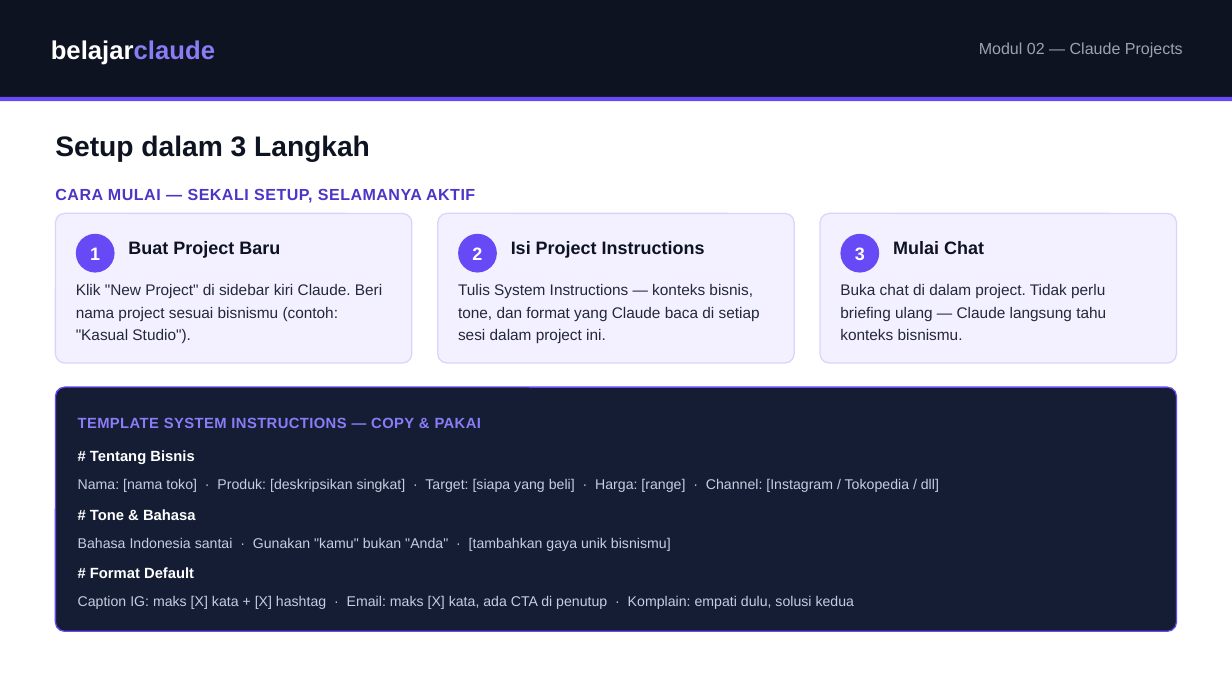
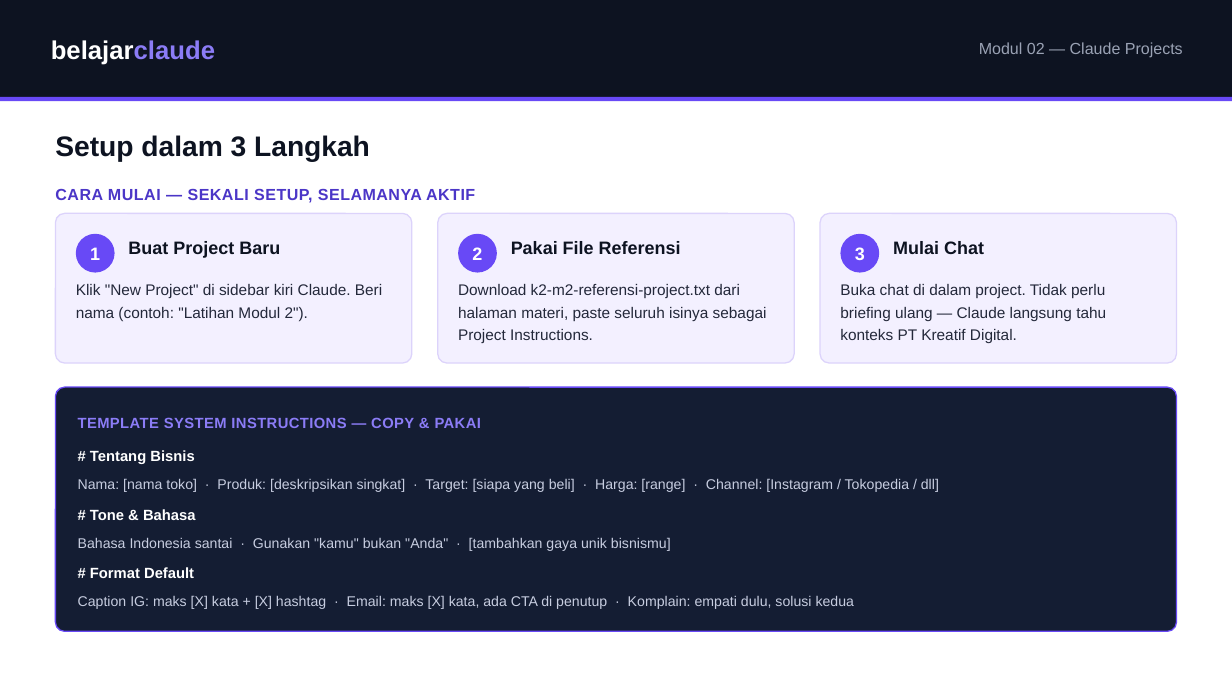
Before and after one commit to juliautomo/belajar-claude, a slide deck: slide 3 of K2-Produktivitas/M02-Claude-Projects/K2-M02-Claude-Projects.pptx. Drawn at 1232x693 pixels with LibreOffice and Linux fonts; fonts in the diff are those of the drawing. Boxes give left, top, right and bottom in pixels: in the first picture for what was removed or moved away, otherwise in the second. Text is boxed around its words. In the diff, an @@ line names an element or a change of style, - is before the commit and + after.

```diff
--- a/K2-Produktivitas/M02-Claude-Projects/K2-M02-Claude-Projects.pptx
+++ b/K2-Produktivitas/M02-Claude-Projects/K2-M02-Claude-Projects.pptx
@@ text at (x1=511, y1=241, x2=681, y2=254): text changed @@
-Isi Project Instructions
+Pakai File Referensi
@@ text at (x1=76, y1=284, x2=382, y2=321): text changed @@
-Klik "New Project" di sidebar kiri Claude. Beri nama project sesuai bisnismu (contoh: "Kasual Studio").
+Klik "New Project" di sidebar kiri Claude. Beri nama (contoh: "Latihan Modul 2").
@@ text at (x1=458, y1=284, x2=767, y2=343): text changed @@
-Tulis System Instructions — konteks bisnis, tone, dan format yang Claude baca di setiap sesi dalam project ini.
+Download k2-m2-referensi-project.txt dari halaman materi, paste seluruh isinya sebagai Project Instructions.
@@ text at (x1=840, y1=284, x2=1106, y2=343): text changed @@
-Buka chat di dalam project. Tidak perlu briefing ulang — Claude langsung tahu konteks bisnismu.
+Buka chat di dalam project. Tidak perlu briefing ulang — Claude langsung tahu konteks PT Kreatif Digital.
```
Also in this commit, not shown: 2 other slides changed, 1 other file.
